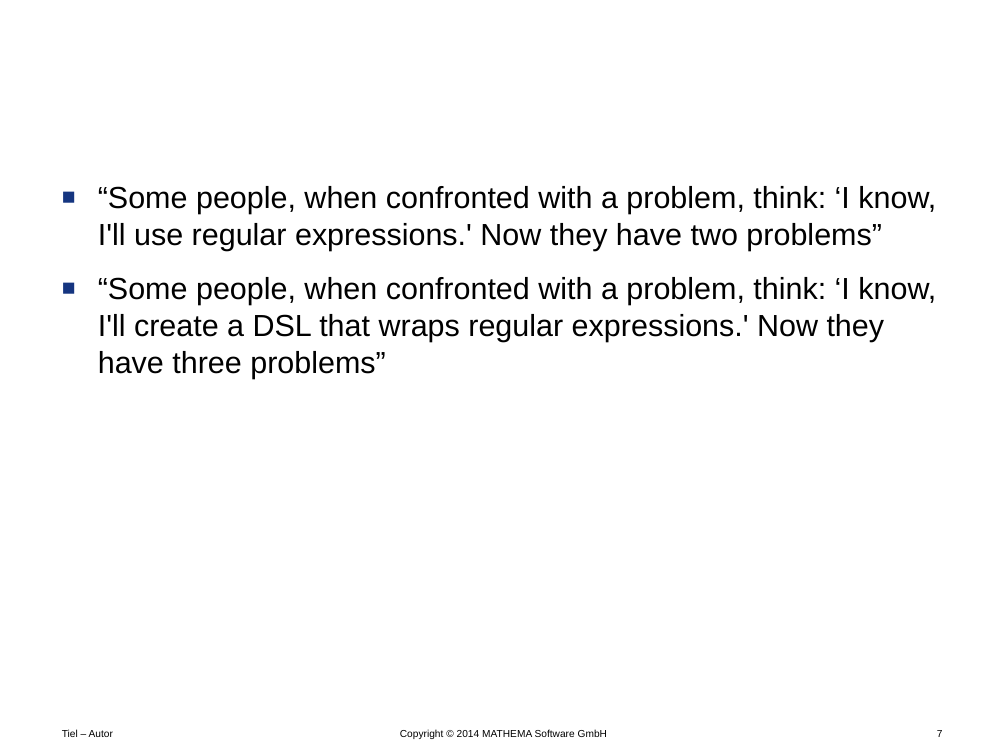
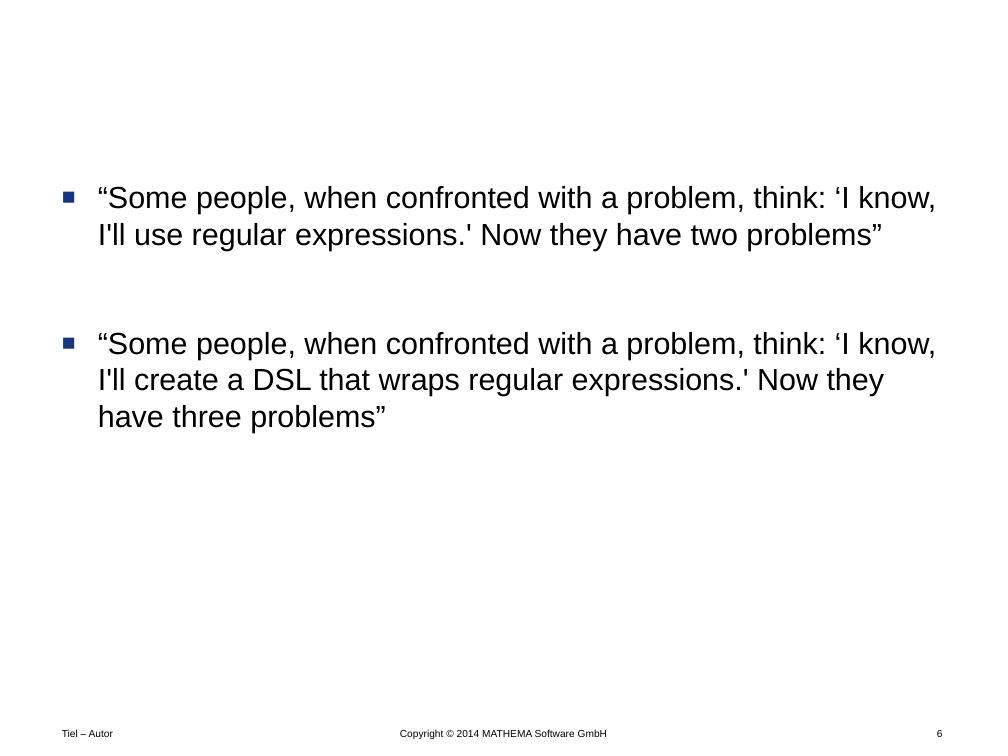
Before and after one commit to Timothep/Talk.LostInTranslation, a slide deck: slide 6 of LostInTranslation.pptx (slide 7 before the commit). Drawn at 1008x756 pixels with LibreOffice and Linux fonts; fonts in the diff are those of the drawing; background and template pictures are left out. Boxes give left, top, right and bottom in pixels: in the first picture for what was removed or moved away, otherwise in the second. Text is boxed around its words. In the diff, an @@ line names an element or a change of style, - is before the commit and + after.

Commit message:
VerbalExpressions

```diff
--- a/LostInTranslation.pptx
+++ b/LostInTranslation.pptx
@@ text "“Some people, when confronted with ..." rewrapped from box(98, 186, 936, 378) to box(98, 186, 936, 433) @@
@@ page number at box(937, 730, 943, 737): text changed @@
-7
+6
```
Also in this commit, not shown: 6 other slides changed, 11 slides added, 1 slide removed.
